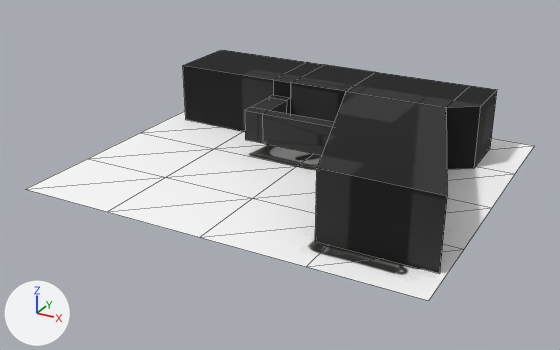
What one commit did to the FBX model resource/Weapon/Glock18c/Glock18c_fbx.FBX.
One viewpoint serves both versions: a 50 mm lens placed at (1.292, -2.393, 1.193), pointed at (-0.032, 0.015, -0.011). Lighting does not change. The marker at lower left points along +X, +Y and +Z. Mesh edges are drawn as thin lines. Where no turn or scale is listed for an object, it has been applied to the vertices.

The scene before the commit, as lines of its bpy script (objects in view):
```python
me_mesh = bpy.data.meshes.new('Mesh')
me_mesh.from_pydata(...)  # 25 vertices, 32 faces; spans x -0.77..0.77, y -0.67..0.67, z 0.0
me_mesh.materials.append(mat_material__25)  # picture img_glock18c_png
me_mesh_001 = bpy.data.meshes.new('Mesh.001')
me_mesh_001.from_pydata(...)  # 48 vertices, 46 faces; spans x -0.701..0.747, y -0.67..0.4, z 0.0..0.254
me_mesh_001.materials.append(mat_01___default)
ob_box001 = bpy.data.objects.new('Box001', me_mesh_001)
ob_box001.location = (0.0, 0.252, 0.0)
ob_plane001 = bpy.data.objects.new('Plane001', me_mesh)
ob_plane001.location = (-0.004, 0.099, 0.0)
```
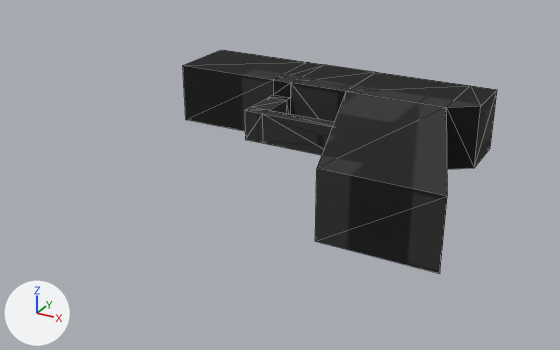
The newer file is also rescaled (x0.124), turned or shifted as a whole; pictures and numbers use the older file's frame.

Where the change shows, as pixel boxes (x1, y1, x2, y2) in the pictures (560 x 350 px):
'Plane001', deleted
    before: (26, 111, 534, 300)
part 1 of me_mesh_001, built on
    both: (185, 60, 497, 273)

The change, as a list of edits to the scene's bpy script:
```text
Change me_mesh_001:
    used by ob_box001; location = (0.0, 0.252, 0.0)
    remove me_mesh_001.from_pydata(...)  # 48 vertices, 46 faces; spans x -0.701..0.747, y -0.67..0.4, z 0.0..0.254
    add me_mesh_001.from_pydata(...)  # 48 vertices, 92 faces; spans x -0.701..0.747, y -0.67..0.4, z 0.0..0.254
    me_mesh_001 part 1
    46 faces are deleted
    92 new faces join them
Remove ob_plane001:
    ob_plane001 = bpy.data.objects.new('Plane001', me_mesh)
    ob_plane001.location = (-0.004, 0.099, 0.0)
```
